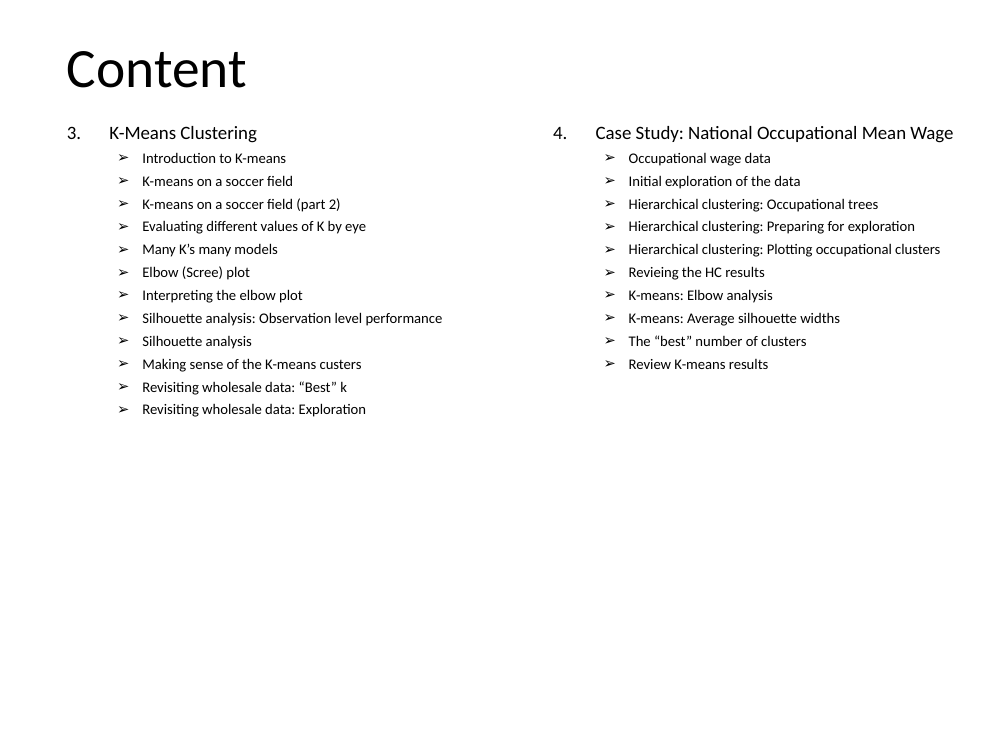
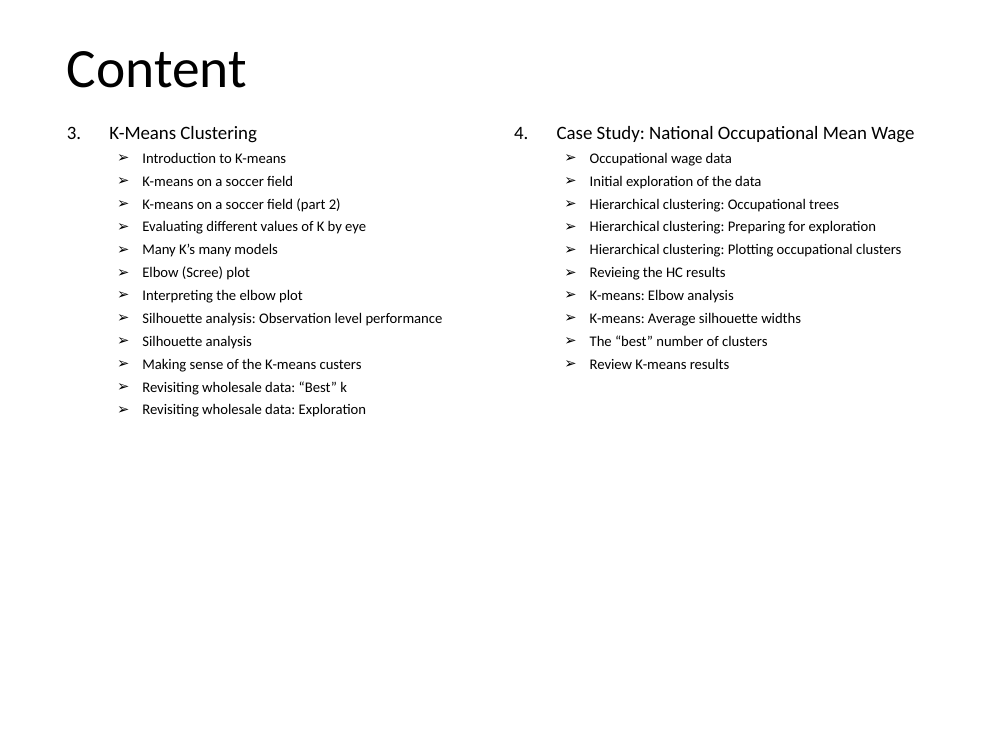
Before and after one commit to parcap/business-education, a slide deck: slide 3 of Track - Machine Learning/Cluster-Analysis-In-R/Cluster Analysis in R.pptx. Drawn at 1008x756 pixels with LibreOffice and Linux fonts; fonts in the diff are those of the drawing. Boxes give left, top, right and bottom in pixels: in the first picture for what was removed or moved away, otherwise in the second. Text is boxed around its words. In the diff, an @@ line names an element or a change of style, - is before the commit and + after.

```diff
--- a/Track - Machine Learning/Cluster-Analysis-In-R/Cluster Analysis in R.pptx
+++ b/Track - Machine Learning/Cluster-Analysis-In-R/Cluster Analysis in R.pptx
@@ text "Case Study: National Occupational Mean ...": place and size @@
-text "Case Study: National Occupational Mean ..." at (596, 126, 953, 369)
+text "Case Study: National Occupational Mean ..." at (557, 126, 914, 369)
```
Also in this commit, not shown: 6 other slides changed, 1 slide added.
